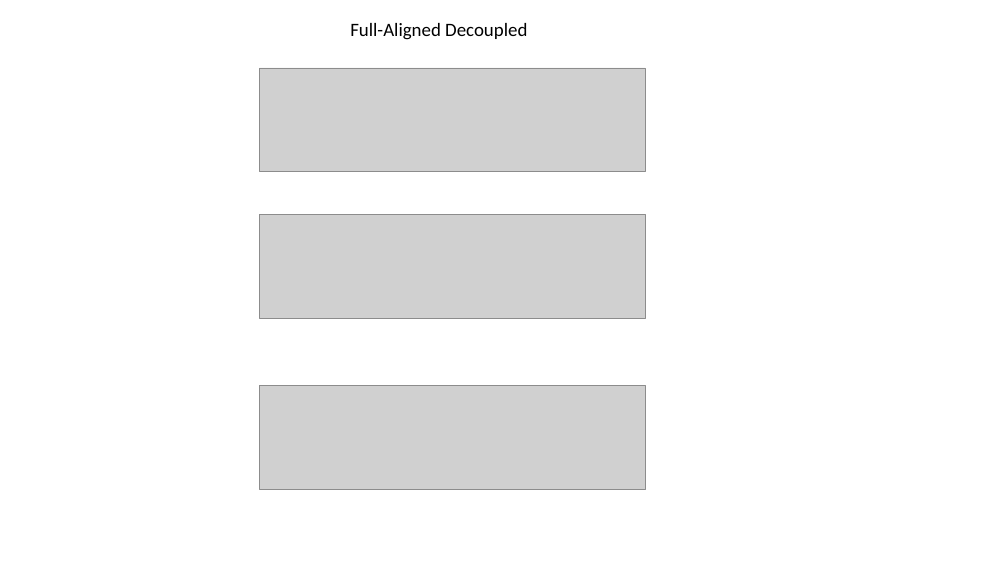
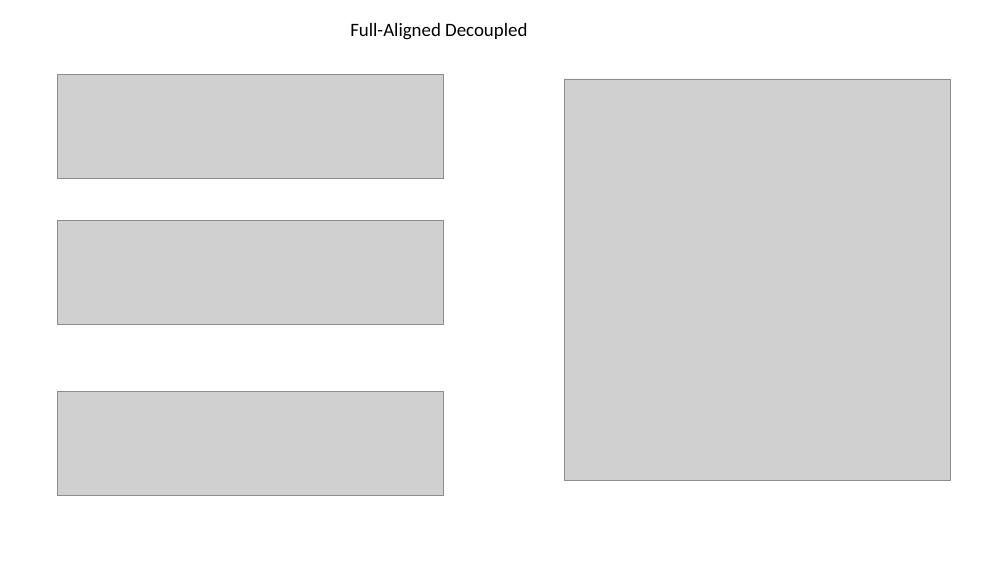
Before and after one commit to EnesAyaz/Studies, a slide deck: slide 6 of Reports/WPT/Test-Data.pptx. Drawn at 1008x567 pixels with LibreOffice and Linux fonts; fonts in the diff are those of the drawing; grey boxes stand for pictures. Boxes give left, top, right and bottom in pixels: in the first picture for what was removed or moved away, otherwise in the second. Text is boxed around its words. In the diff, an @@ line names an element or a change of style, - is before the commit and + after.

```diff
--- a/Reports/WPT/Test-Data.pptx
+++ b/Reports/WPT/Test-Data.pptx
@@ picture added at bbox=[565, 79, 951, 480] @@
@@ 3 pictures: place and size @@
-3 pictures at bbox=[259, 68, 645, 490]
+3 pictures at bbox=[57, 74, 443, 496]
```
Also in this commit, not shown: 7 other slides changed, 11 slides added, 1 slide removed, 12 other files.
